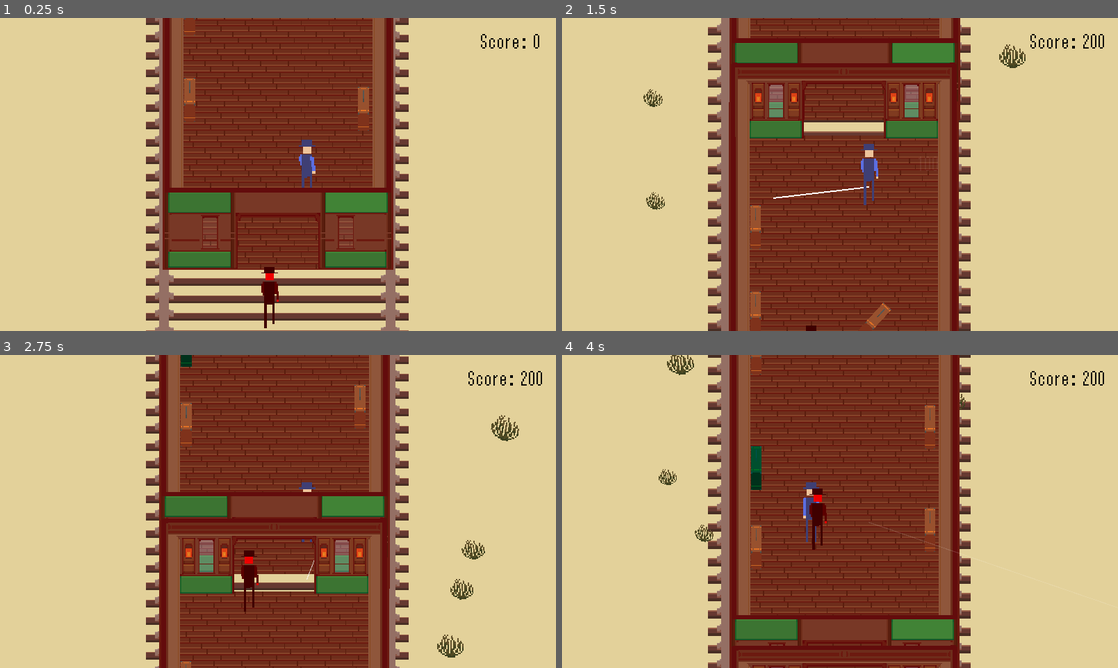
Above: before the commit, frames 1-4 (two rows, left to right).
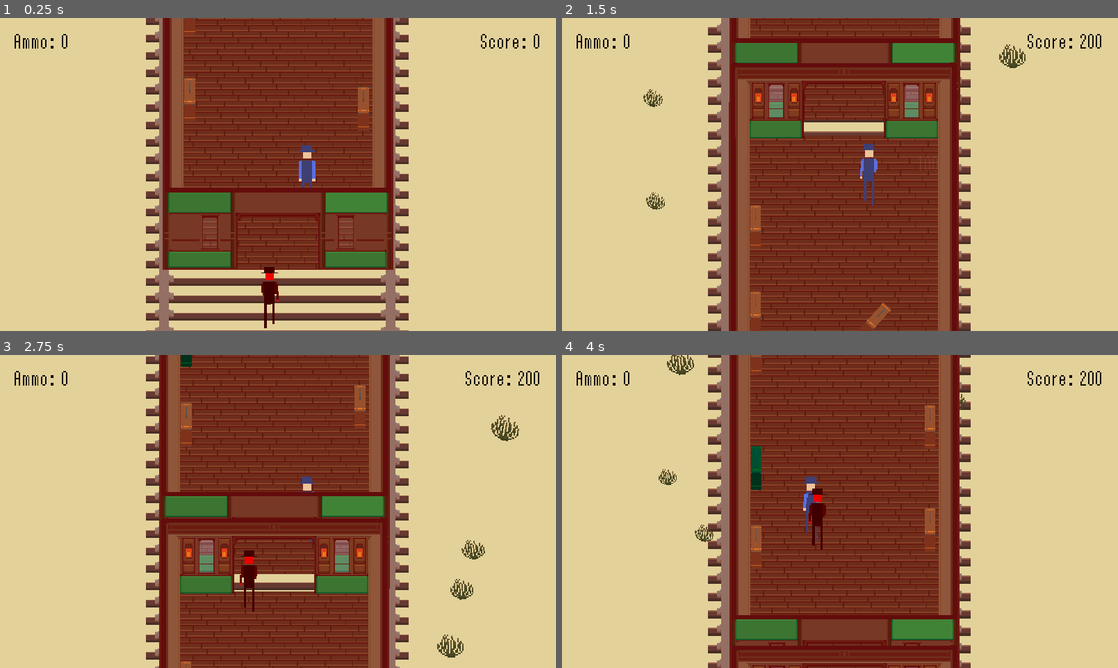
Above: after the commit, the same moments.

Repository: lajollagamesclub/week-139-followers
Game: Godot game, scene res://Main.tscn
Same seed, same stepped clock (60 frames per second), same inputs: the game is played once before the commit and once after it.
Inputs (mouse positions are in pixels of both pictures, inside the frame that each line leads up to):
- Up to frame 1 (0.25 s): no input
- Up to frame 2 (1.5 s): tap Enter at 0.5 s; move the mouse to (962, 158) at 0.52 s; press the mouse at (962, 158) at 0.53 s; hold D (g_right) 0.53-1.28 s; move the mouse to (728, 190) at 1.27 s; release the mouse at (728, 190) at 1.28 s; hold Space (g_takedown) from 1.28 s (still down); click (728, 190) at 1.35 s
- Up to frame 3 (2.75 s): move the mouse to (333, 442) at 2.02 s; release Space (g_takedown) at 2.03 s; press the mouse at (333, 442) at 2.03 s; hold D (g_right) from 2.03 s (still down)
- Up to frame 4 (4 s): move the mouse to (812, 574) at 2.77 s; release the mouse at (812, 574) at 2.78 s; click (812, 574) at 2.85 s; move the mouse to (1006, 558) at 3.52 s; release D (g_right) at 3.53 s; press the mouse at (1006, 558) at 3.53 s; hold A (g_left) from 3.53 s (still down)

The runs differ from the first frame. In frame 1, 0.3% of the frame differs, in the area x 2-57%, y 5-92%; in frame 2, 0.6%; in frame 3, 0.6%; in frame 4, 0.6%, in the area x 2-98%, y 5-64%.

Commit message:
Add ammo

Diff:
--- /dev/null
+++ b/src/AmmoLabel.gd
@@ -0,0 +1,6 @@
+extends Label
+
+const player_state = preload("res://player_state.tres")
+
+func _process(delta):
+	text = str("Ammo: ", player_state.ammo)
--- a/src/Car.gd
+++ b/src/Car.gd
@@ -69,7 +69,7 @@
 
 
 func _on_ShootTimer_timeout():
-	if $CollisionShape2D.disabled:
+	if $CollisionShape2D.disabled or GameState.caught:
 		return
 	$SpatialGun.shoot(Vector2(player_state.x_offset, player_state.y_offset - 200.0))
 	$ShootTimer.start()
--- a/src/CarManager.gd
+++ b/src/CarManager.gd
@@ -2,6 +2,7 @@
 
 const horizontal_margin := 281.0
 const vertical_margin := 270.0
+const player_state = preload("res://player_state.tres")
 #const vertical_spacing := 540.0
 
 var available_car_spots = []
@@ -16,7 +17,7 @@
 
 
 func _on_SpawnCarTimer_timeout():
-	if available_car_spots.size() <= 0:
+	if available_car_spots.size() <= 0 or not player_state.has_gun or GameState.caught:
 		_new_timer_time()
 		return
 
--- a/src/GunPickup.gd
+++ b/src/GunPickup.gd
@@ -15,4 +15,4 @@
 	player_state.ammo += 8
 	visible = false
 	$PickupSoundEffect.play()
-	return 0.5
+	return 0.7
--- a/src/Main.tscn
+++ b/src/Main.tscn
@@ -21,6 +21,7 @@
 [ext_resource path="res://theme.tres" type="Theme" id=19]
 [ext_resource path="res://ScoreLabel.gd" type="Script" id=20]
 [ext_resource path="res://ScoreInfoManager.gd" type="Script" id=21]
+[ext_resource path="res://AmmoLabel.gd" type="Script" id=22]
 
 [sub_resource type="RectangleShape2D" id=1]
 extents = Vector2( 32, 107.498 )
@@ -98,7 +99,7 @@
 [node name="AnimatedSprite" type="AnimatedSprite" parent="Player"]
 scale = Vector2( 2, 2 )
 frames = SubResource( 3 )
-frame = 3
+frame = 5
 playing = true
 
 [node name="Pursuer" type="Area2D" parent="." groups=[
@@ -119,7 +120,7 @@
 modulate = Color( 1, 0, 0, 1 )
 scale = Vector2( 2, 2 )
 frames = SubResource( 3 )
-frame = 2
+frame = 4
 playing = true
 
 [node name="CarManager" type="Node2D" parent="."]
@@ -135,10 +136,23 @@
 
 [node name="UI" type="CanvasLayer" parent="."]
 
+[node name="AmmoLabel" type="Label" parent="UI"]
+margin_left = 50.0
+margin_top = 50.0
+margin_right = 449.0
+margin_bottom = 117.0
+theme = ExtResource( 19 )
+custom_colors/font_color = Color( 0, 0, 0, 1 )
+text = "Ammo: 00"
+script = ExtResource( 22 )
+__meta__ = {
+"_edit_use_anchors_": false
+}
+
 [node name="ScoreLabel" type="Label" parent="UI"]
 anchor_left = 1.0
 anchor_right = 1.0
-margin_left = -303.0
+margin_left = -444.0
 margin_top = 50.0
 margin_right = -50.0
 margin_bottom = 117.0
--- a/src/Player.gd
+++ b/src/Player.gd
@@ -37,6 +37,7 @@
 		take_down_suitcase()
 	elif player_state.has_gun and player_state.ammo > 0 and event.is_action_pressed("g_shoot"):
 		$Gun.shoot(get_global_mouse_position())
+		player_state.ammo -= 1
 
 func hit():
 	cur_speed = 0.5*cur_speed
--- a/src/PlayerState.gd
+++ b/src/PlayerState.gd
@@ -6,8 +6,8 @@
 var x_offset: float = 0.0
 var y_offset: float = 0.0
 var target_speed := 700.0
-var has_gun := true
-var ammo := 16
+var has_gun := false
+var ammo := 0
 var cur_traincar = null
 
 func move(move_vector: Vector2):
Not shown: 1 places in src/Main.tscn that only renumber resources
